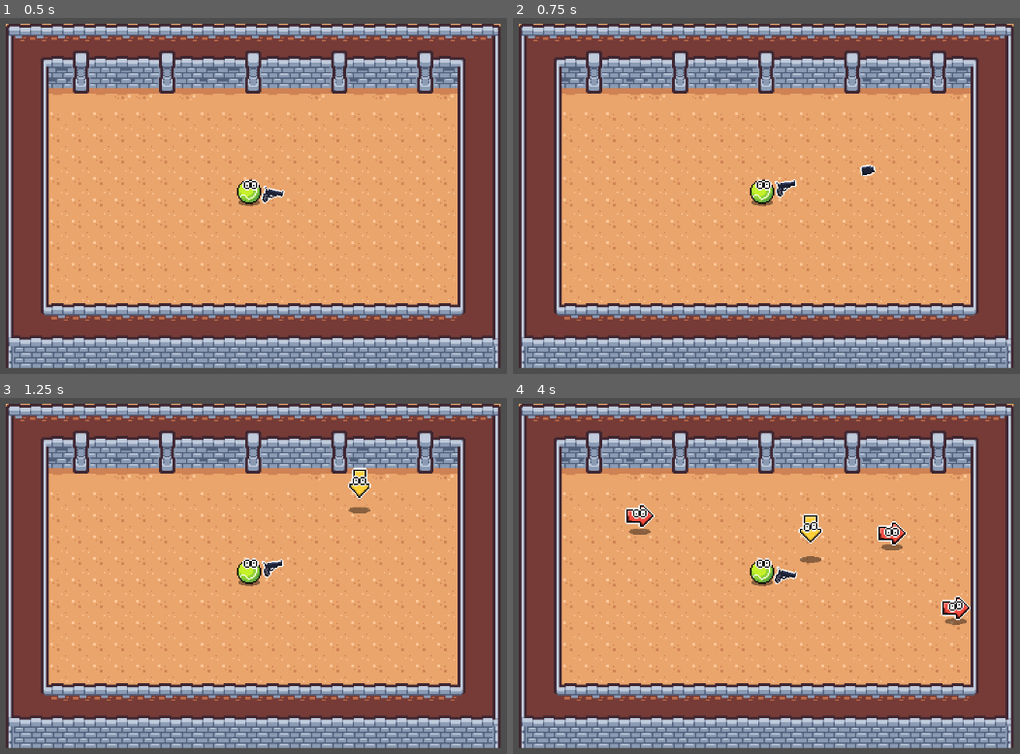
Above: before the commit, frames 1-4 (two rows, left to right).
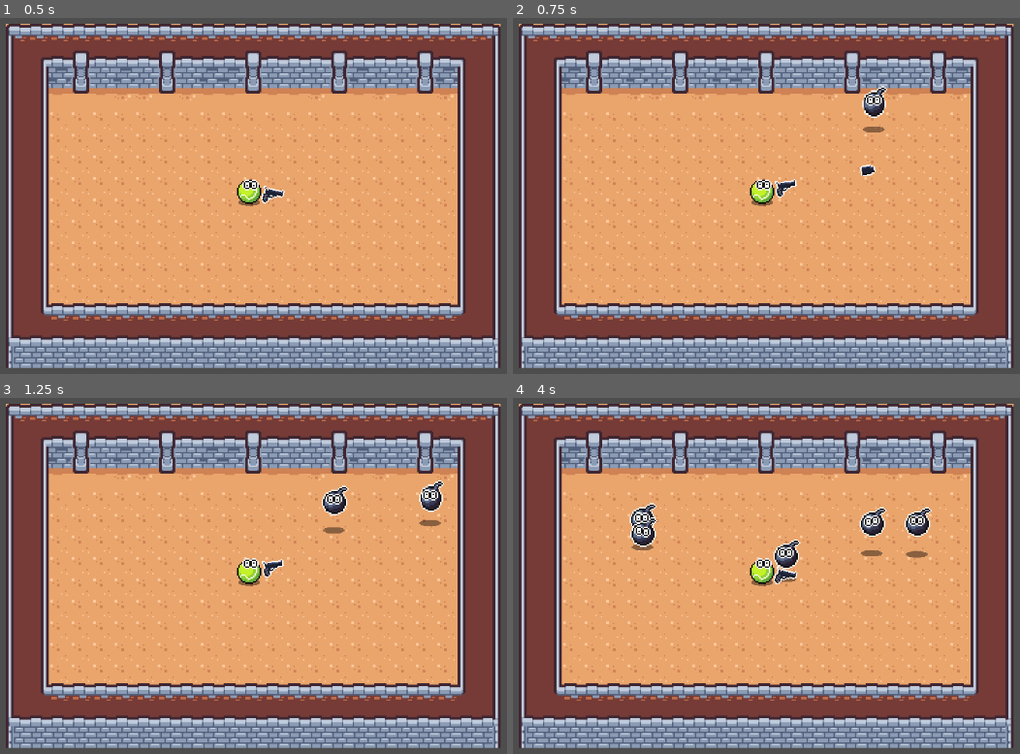
Above: after the commit, the same moments.

Repository: Lockd/trijam-286
Game: Godot game, scene res://Scenes/level.tscn
Two runs of this game, one before a commit and one after it. Both use one fixed random seed, a clock stepped at 60 frames per second and the inputs below.
Inputs (mouse positions are in pixels of both pictures, inside the frame that each line leads up to):
- Up to frame 1 (0.5 s): no input
- Up to frame 2 (0.75 s): tap Enter at 0.5 s; move the mouse to (943, 171) at 0.52 s; press the mouse at (943, 171) at 0.53 s
- Up to frame 3 (1.25 s): no input
- Up to frame 4 (4 s): move the mouse to (619, 593) at 1.27 s; release the mouse at (619, 593) at 1.28 s; click (619, 593) at 1.35 s; move the mouse to (852, 476) at 2.02 s; press the mouse at (852, 476) at 2.03 s; move the mouse to (736, 661) at 2.77 s; release the mouse at (736, 661) at 2.78 s; click (736, 661) at 2.85 s; move the mouse to (1004, 640) at 3.52 s; press the mouse at (1004, 640) at 3.53 s

Frame 1 is identical in both runs. In frame 2, 0.4% of the frame differs, in the area x 68-74%, y 19-33%; in frame 3, 1.1%; in frame 4, 2.7%, in the area x 21-91%, y 29-64%.

Commit message:
Bomb enemy basic logic

Diff:
--- a/Scenes/enemy.tscn
+++ b/Scenes/enemy.tscn
@@ -8,6 +8,7 @@
 [ext_resource type="Texture2D" uid="uid://budv07iylcqxi" path="res://Sprites/arrow_down.png" id="4_spog0"]
 [ext_resource type="Texture2D" uid="uid://c82g83y1l0qo1" path="res://Sprites/eyes.png" id="6_qx8wn"]
 [ext_resource type="Script" path="res://Scripts/enemy_collision.gd" id="8_ynyxm"]
+[ext_resource type="Texture2D" uid="uid://bychio0ctbhgi" path="res://Sprites/bomb.png" id="9_mx8i2"]
 
 [sub_resource type="AtlasTexture" id="AtlasTexture_aqicm"]
 atlas = ExtResource("6_qx8wn")
@@ -63,6 +64,7 @@
 radius = 7.0
 
 [node name="Enemy" type="Node2D" node_paths=PackedStringArray("types")]
+position = Vector2(0, -6)
 script = ExtResource("1_fv1nl")
 types = [NodePath("Left"), NodePath("Right"), NodePath("Top"), NodePath("Down")]
 jump_distance = 50.0
@@ -91,16 +93,22 @@
 texture = ExtResource("4_spog0")
 
 [node name="Eyes" type="AnimatedSprite2D" parent="."]
+z_index = 1
 position = Vector2(0, -2)
 sprite_frames = SubResource("SpriteFrames_kv5vg")
 animation = &"Eyes_idle"
 autoplay = "Eyes_idle"
 frame_progress = 0.948979
 
-[node name="Area2D" type="Area2D" parent="."]
+[node name="CollisionArea" type="Area2D" parent="."]
 script = ExtResource("8_ynyxm")
 
-[node name="CollisionShape2D" type="CollisionShape2D" parent="Area2D"]
+[node name="CollisionShape2D" type="CollisionShape2D" parent="CollisionArea"]
 shape = SubResource("CircleShape2D_3khwc")
 
-[connection signal="body_entered" from="Area2D" to="Area2D" method="_on_body_entered"]
+[node name="BombSprite" type="Sprite2D" parent="."]
+visible = false
+position = Vector2(0, -2)
+texture = ExtResource("9_mx8i2")
+
+[connection signal="body_entered" from="CollisionArea" to="CollisionArea" method="_on_body_entered"]
--- /dev/null
+++ b/Scenes/enemy_spawner.tscn
@@ -0,0 +1,21 @@
+[gd_scene load_steps=3 format=3 uid="uid://cipne73t60tbh"]
+
+[ext_resource type="Script" path="res://Scripts/enemy_spawner.gd" id="1_d6h7g"]
+[ext_resource type="Script" path="res://Scripts/random_timer.gd" id="2_gt6b8"]
+
+[node name="EnemySpawner" type="Node2D"]
+position = Vector2(176, 111)
+script = ExtResource("1_d6h7g")
+
+[node name="min" type="Node2D" parent="."]
+position = Vector2(-147, -65)
+
+[node name="max" type="Node2D" parent="."]
+position = Vector2(133, 72)
+
+[node name="RandomTimer" type="Timer" parent="."]
+autostart = true
+script = ExtResource("2_gt6b8")
+max_time = 1.2
+
+[connection signal="timeout" from="RandomTimer" to="." method="_on_random_timer_timeout"]
--- a/Scenes/level.tscn
+++ b/Scenes/level.tscn
@@ -2,7 +2,7 @@
 
 [ext_resource type="Texture2D" uid="uid://dxmlc1sloe1n" path="res://tiles/tilemap_packed.png" id="1_f3cbm"]
 [ext_resource type="PackedScene" uid="uid://cwyb16mp7u7hd" path="res://Scenes/player.tscn" id="2_ux5bo"]
-[ext_resource type="Script" path="res://Scripts/enemy_spawner.gd" id="4_ip8rj"]
+[ext_resource type="PackedScene" uid="uid://cipne73t60tbh" path="res://Scenes/enemy_spawner.tscn" id="3_4843v"]
 
 [sub_resource type="TileSetAtlasSource" id="TileSetAtlasSource_dk221"]
 texture = ExtResource("1_f3cbm")
@@ -185,17 +185,4 @@
 unique_name_in_owner = true
 position = Vector2(165, 118)
 
-[node name="EnemySpawner" type="Node2D" parent="."]
-position = Vector2(176, 111)
-script = ExtResource("4_ip8rj")
-
-[node name="Timer" type="Timer" parent="EnemySpawner"]
-autostart = true
-
-[node name="min" type="Node2D" parent="EnemySpawner"]
-position = Vector2(-147, -65)
-
-[node name="max" type="Node2D" parent="EnemySpawner"]
-position = Vector2(133, 72)
-
-[connection signal="timeout" from="EnemySpawner/Timer" to="EnemySpawner" method="_on_timer_timeout"]
+[node name="EnemySpawner" parent="." instance=ExtResource("3_4843v")]
--- a/Scripts/enemy.gd
+++ b/Scripts/enemy.gd
@@ -1,11 +1,25 @@
 extends Node2D
 
+class_name Enemy
+
+# Enemy types
 @export var types: Array[Sprite2D]= []
 var active_sprite : Sprite2D
+enum enemy_types { ARROW, BOMB }
+var enemy_type: enemy_types = enemy_types.ARROW
+
+# AI movement
 @export var jump_cooldown := 1.3
 @export var jump_duration := 1
 @export var jump_distance := 1.5
+
+# Visuals
+@onready var bomb_sprite: Sprite2D = $BombSprite
 @onready var shadow: Sprite2D = $Shadow
+
+# Other scripts references
+@onready var player_ref: Node2D
+@onready var enemy_collision: Enemy_Collision = $CollisionArea
 
 var next_jump: float = 0
 var is_jumping := false
@@ -16,15 +30,9 @@
 var jump_end_point: Vector2
 var ground_mid_point: Vector2
 
-@onready var player_ref: Node2D
-
-
-# Called when the node enters the scene tree for the first time.
 func _ready() -> void:
-	select_enemy_type()
 	player_ref = get_tree().get_nodes_in_group("Player")[0]
 
-# Called every frame. 'delta' is the elapsed time since the previous frame.
 func _process(delta: float) -> void:
 	var current_time = Time.get_unix_time_from_system()
 	if next_jump < current_time and !is_jumping:
@@ -54,11 +62,19 @@
 	active_sprite.scale.y = move_toward(active_sprite.scale.y, 1, 0.8 * delta)
 
 
-var type_index = 0;
-func select_enemy_type():
-	type_index = randi_range(0, types.size() - 1)
-	types[type_index].visible = true
-	active_sprite = types[type_index]
+func select_enemy_type(is_bomb: bool):
+	if  (is_bomb):
+		print("bomb sprite" + str(bomb_sprite))
+		active_sprite = bomb_sprite
+		bomb_sprite.visible = true
+		enemy_type = enemy_types.BOMB
+	else:
+		var type_index = randi_range(0, types.size() - 1)
+		types[type_index].visible = true
+		active_sprite = types[type_index]
+		enemy_type = enemy_types.ARROW
+
+	enemy_collision.set_enemy_type(enemy_type)
 
 func _quadratic_bezier(p0: Vector2, p1: Vector2, p2: Vector2, t: float) -> Vector2:
 	var q0 = p0.lerp(p1, t)
@@ -66,10 +82,9 @@
 	var r = q0.lerp(q1, t)
 	return r
 
-
-
 func _on_area_2d_body_entered(body: Node2D) -> void:
 	if(body.owner != null):
 		print(body.owner.name)
+	# TODO handle collision based on the enemy_type variable
 	body.queue_free()
 	queue_free()
--- a/Scripts/enemy_collision.gd
+++ b/Scripts/enemy_collision.gd
@@ -1,14 +1,26 @@
 extends Area2D
+
+class_name Enemy_Collision
 
 var x_directions = [-10, 10, 0 ,0]
 var y_directions = [0, 0, -10, 10]
+
+var enemy_type: Enemy.enemy_types = Enemy.enemy_types.ARROW
+
+func set_enemy_type(type: Enemy.enemy_types):
+	enemy_type = type
+
 func _on_body_entered(body: Node2D) -> void:
-	var target_direction := Vector2(x_directions[owner.type_index], y_directions[owner.type_index])
+	match(enemy_type):
+		Enemy.enemy_types.ARROW:
+			var target_direction := Vector2(x_directions[owner.type_index], y_directions[owner.type_index])
+			if(body.name == "Bullet"):
+				body.queue_free()
+				owner.player_ref.assign_target_move(target_direction)
+			elif(body.name == "PlayerRB"):
+				body.owner.assign_target_move(target_direction * 3)
+			owner.queue_free()
 
-	if(body.name == "Bullet"):
-		body.queue_free()
-		owner.player_ref.assign_target_move(target_direction)
-	elif(body.name == "PlayerRB"):
-		body.owner.assign_target_move(target_direction * 3)
-
-	owner.queue_free()
+		Enemy.enemy_types.BOMB:
+			print("Collided with a bomb")
+			owner.queue_free()
--- a/Scripts/enemy_spawner.gd
+++ b/Scripts/enemy_spawner.gd
@@ -2,6 +2,7 @@
 
 var pipe = preload("res://Scenes/enemy.tscn")
 @onready var player: Node2D = %Player
+# In every scene where we add this logic we should also adjust min and max
 @onready var max_location: Node2D = $max
 @onready var min_location: Node2D = $min
 
@@ -17,9 +18,9 @@
 	y_max = max_location.global_position.y
 
 func  spawn_enemy():
-	print("Enemy Spawned")
-	var enemy = pipe.instantiate()
+	var enemy: Enemy = pipe.instantiate()
 	owner.add_child(enemy)
+	enemy.select_enemy_type(true)
 	var is_on_x = randf() > 0.5
 	var rand_position :=  Vector2(0, 0)
 
@@ -32,15 +33,14 @@
 			rand_position.y = y_min
 
 	else:
+		rand_position.y = randf_range(y_min, y_max)
 		var is_left = randf() > 0.5
 		if is_left:
 			rand_position.x = x_min
 		else:
 			rand_position.x = x_max
 
-		rand_position.y = randf_range(y_min, y_max)
-
 	enemy.global_position = rand_position
 
-func _on_timer_timeout() -> void:
+func _on_random_timer_timeout() -> void:
 	spawn_enemy()
--- a/Scripts/player.gd
+++ b/Scripts/player.gd
@@ -7,7 +7,6 @@
 var moving = false
 var target_position := global_position
 
-# Called when the node enters the scene tree for the first time.
 func _ready() -> void:
 	add_to_group("Player")
 
@@ -15,7 +14,6 @@
 	# gradually move
 	if moving:
 		position = position.move_toward(target_position, delta * movement_speed)
-
 	# stop moving
 	if global_position.distance_to(target_position) < 1:
 		moving=false
--- /dev/null
+++ b/Scripts/random_timer.gd
@@ -0,0 +1,22 @@
+# TODO read more about @tool
+@tool
+extends Timer
+class_name RandomTimer
+
+@export var min_time := 0.5
+@export var max_time := 1.5
+
+func _validate_property(property: Dictionary) -> void:
+	if property.name == "wait_time":
+		# TODO wtf is &= operatior? is it a xor?
+		property.usage &= -PROPERTY_USAGE_EDITOR
+
+func get_random_time():
+	return randf_range(min_time, max_time)
+
+func _on_timeout():
+	self.wait_time = get_random_time()
+
+func _ready() -> void:
+	self.timeout.connect(_on_timeout)
+	self.wait_time = get_random_time()
Not shown: 1 places in Scenes/enemy.tscn that only renumber resources
Not shown, added: Scenes/ene5E3C.tmp
